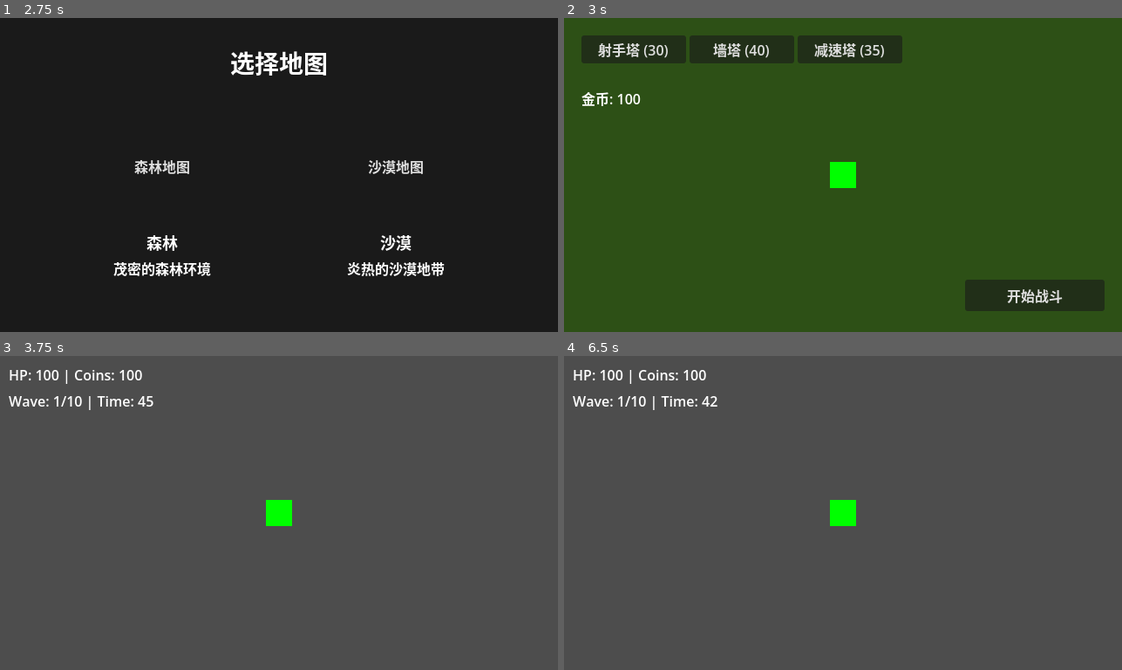
Above: before the commit, frames 1-4 (two rows, left to right).
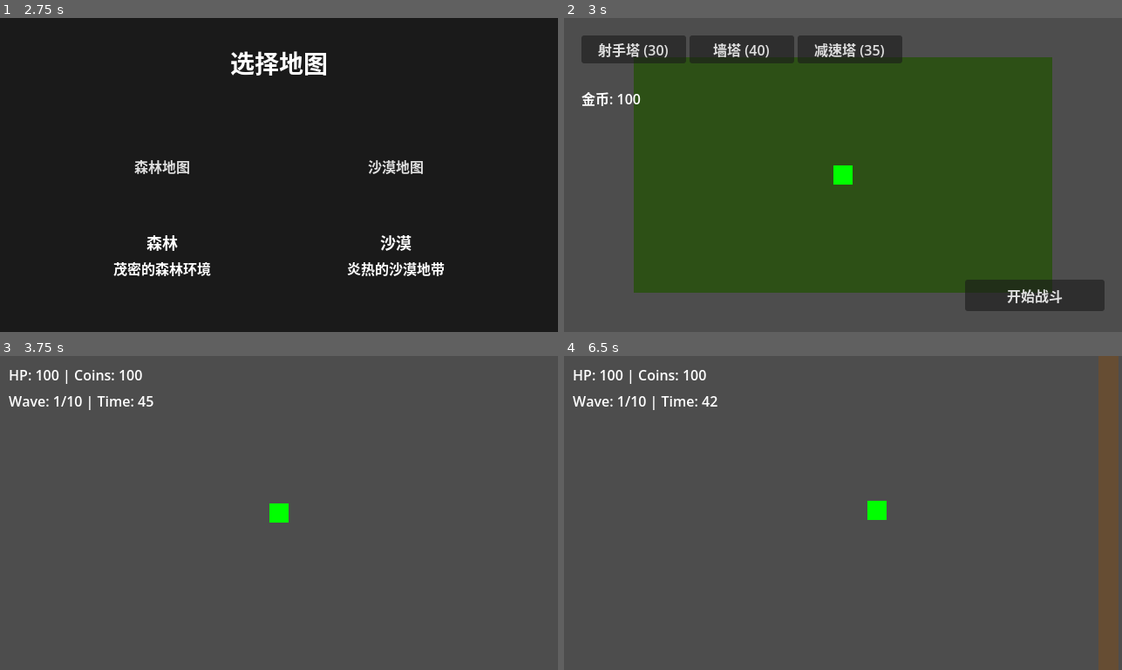
Above: after the commit, the same moments.

Repository: felang/utoland
Game: Godot game, scene res://scenes/ui/start_menu.tscn
Same seed, same stepped clock (60 frames per second), same inputs: the game is played once before the commit and once after it.
Inputs (mouse positions are in pixels of both pictures, inside the frame that each line leads up to):
- Up to frame 1 (2.75 s): click "Start Game" at 0.5 s; click "战士" at 1.25 s; click "步枪" at 2 s
- Up to frame 2 (3 s): click "森林地图" at 2.75 s
- Up to frame 3 (3.75 s): click "开始战斗" at 3.5 s
- Up to frame 4 (6.5 s): tap Enter at 4.25 s; move the mouse to (965, 497) at 4.27 s; hold D (move_right) 4.28-5.03 s; tap 1 at 4.35 s; click (965, 497) at 4.42 s; tap Space at 5 s; move the mouse to (731, 528) at 5.02 s; hold S (move_down) 5.03-5.78 s; tap 2 at 5.1 s; move the mouse to (898, 443) at 5.77 s; hold D (move_right) from 5.78 s (still down); tap 3 at 5.85 s

Frame 1 is identical in both runs. In frame 2, 38% of the frame differs, in the area x 0-100%, y 0-100%; in frame 3, 0.2%; in frame 4, 4.2%.

Commit message:
feat: 摄像机体验优化 — 缩放、边界限制、平滑跟随、移动前瞻
- zoom 0.75 让所有武器射程（含激光400px）在屏幕内可见
- 地图边界限制防止显示空白区域
- 平滑跟随提升移动手感
- 移动方向前瞻让玩家看到前方更多区域

Co-Authored-By: Claude Opus 4.6 (1M context) <noreply@anthropic.com>

Diff:
--- a/game_config.gd
+++ b/game_config.gd
@@ -275,6 +275,12 @@
 		"edge_color": Color(1, 0.2, 0.2, 0.7),
 		"flash_alpha": 0.03,
 		"flash_duration": 0.05
+	},
+	"camera": {
+		"zoom": Vector2(0.75, 0.75),
+		"smoothing_speed": 8.0,
+		"look_ahead_distance": 40.0,
+		"look_ahead_smoothing": 3.0
 	}
 }
 
--- a/scripts/entities/player.gd
+++ b/scripts/entities/player.gd
@@ -63,6 +63,11 @@
 
 	velocity = input_vector * speed
 	move_and_slide()
+
+	# 摄像机前瞻
+	var camera: Camera2D = $Camera
+	if camera and camera.has_method("update_look_ahead"):
+		camera.update_look_ahead(velocity)
 
 	check_enemy_collision()
 
--- a/scripts/systems/camera_shake.gd
+++ b/scripts/systems/camera_shake.gd
@@ -1,12 +1,29 @@
 extends Camera2D
 
-# 屏幕震动 — 附加到玩家的 Camera2D 节点
-# trauma 模型：震动强度随时间衰减，多次震动取最大值
+# 摄像机控制 — 缩放、边界、平滑跟随、前瞻、屏幕震动
+# 附加到玩家的 Camera2D 节点
 
+# 震动状态
 var _trauma: float = 0.0
 var _shake_intensity: float = 0.0
 var _shake_duration: float = 0.0
 var _shake_elapsed: float = 0.0
+
+# 前瞻状态
+var _look_ahead_offset: Vector2 = Vector2.ZERO
+
+func _ready() -> void:
+	var config: Dictionary = GameConfig.EFFECTS["camera"]
+	# 缩放
+	zoom = config["zoom"]
+	# 平滑跟随
+	position_smoothing_enabled = true
+	position_smoothing_speed = config["smoothing_speed"]
+	# 地图边界限制
+	limit_left = -int(GameConfig.MAP_HALF_WIDTH)
+	limit_right = int(GameConfig.MAP_HALF_WIDTH)
+	limit_top = -int(GameConfig.MAP_HALF_HEIGHT)
+	limit_bottom = int(GameConfig.MAP_HALF_HEIGHT)
 
 func shake(intensity: float, duration: float) -> void:
 	if intensity > _shake_intensity:
@@ -15,25 +32,29 @@
 		_shake_elapsed = 0.0
 	_trauma = maxf(_trauma, intensity)
 
+func update_look_ahead(player_velocity: Vector2) -> void:
+	var config: Dictionary = GameConfig.EFFECTS["camera"]
+	var target_offset: Vector2 = Vector2.ZERO
+	if player_velocity.length() > 10.0:
+		target_offset = player_velocity.normalized() * config["look_ahead_distance"]
+	_look_ahead_offset = _look_ahead_offset.lerp(target_offset, get_process_delta_time() * config["look_ahead_smoothing"])
+
 func _process(delta: float) -> void:
-	if _trauma <= 0.0:
-		offset = Vector2.ZERO
-		return
+	var shake_offset: Vector2 = Vector2.ZERO
 
-	_shake_elapsed += delta
-	if _shake_elapsed >= _shake_duration:
-		_trauma = 0.0
-		_shake_intensity = 0.0
-		offset = Vector2.ZERO
-		return
+	if _trauma > 0.0:
+		_shake_elapsed += delta
+		if _shake_elapsed >= _shake_duration:
+			_trauma = 0.0
+			_shake_intensity = 0.0
+		else:
+			var progress: float = _shake_elapsed / _shake_duration
+			var current_intensity: float = _shake_intensity * (1.0 - progress)
+			_trauma = current_intensity
+			shake_offset = Vector2(
+				randf_range(-current_intensity, current_intensity),
+				randf_range(-current_intensity, current_intensity)
+			)
 
-	# trauma 线性衰减
-	var progress: float = _shake_elapsed / _shake_duration
-	var current_intensity: float = _shake_intensity * (1.0 - progress)
-	_trauma = current_intensity
-
-	# 随机偏移
-	offset = Vector2(
-		randf_range(-current_intensity, current_intensity),
-		randf_range(-current_intensity, current_intensity)
-	)
+	# 合并震动 + 前瞻偏移
+	offset = shake_offset + _look_ahead_offset
--- a/tests/unit/test_camera_shake.gd
+++ b/tests/unit/test_camera_shake.gd
@@ -1,6 +1,6 @@
 extends GutTest
 
-# 屏幕震动系统单元测试
+# 摄像机系统单元测试
 
 var shake_script = preload("res://scripts/systems/camera_shake.gd")
 
@@ -28,3 +28,34 @@
 	var initial = camera._trauma
 	camera._process(0.1)
 	assert_lt(camera._trauma, initial, "trauma 应随时间衰减")
+
+func test_camera_zoom_from_config():
+	var camera = Camera2D.new()
+	camera.set_script(shake_script)
+	add_child_autoqfree(camera)
+	await get_tree().process_frame
+	var expected_zoom: Vector2 = GameConfig.EFFECTS["camera"]["zoom"]
+	assert_eq(camera.zoom, expected_zoom, "摄像机缩放应从配置读取")
+
+func test_camera_has_map_limits():
+	var camera = Camera2D.new()
+	camera.set_script(shake_script)
+	add_child_autoqfree(camera)
+	await get_tree().process_frame
+	assert_eq(camera.limit_left, -int(GameConfig.MAP_HALF_WIDTH), "左边界应为地图左端")
+	assert_eq(camera.limit_right, int(GameConfig.MAP_HALF_WIDTH), "右边界应为地图右端")
+
+func test_camera_smoothing_enabled():
+	var camera = Camera2D.new()
+	camera.set_script(shake_script)
+	add_child_autoqfree(camera)
+	await get_tree().process_frame
+	assert_true(camera.position_smoothing_enabled, "平滑跟随应开启")
+
+func test_look_ahead_updates():
+	var camera = Camera2D.new()
+	camera.set_script(shake_script)
+	add_child_autoqfree(camera)
+	await get_tree().process_frame
+	camera.update_look_ahead(Vector2(200, 0))
+	assert_ne(camera._look_ahead_offset, Vector2.ZERO, "有速度时前瞻偏移应非零")
